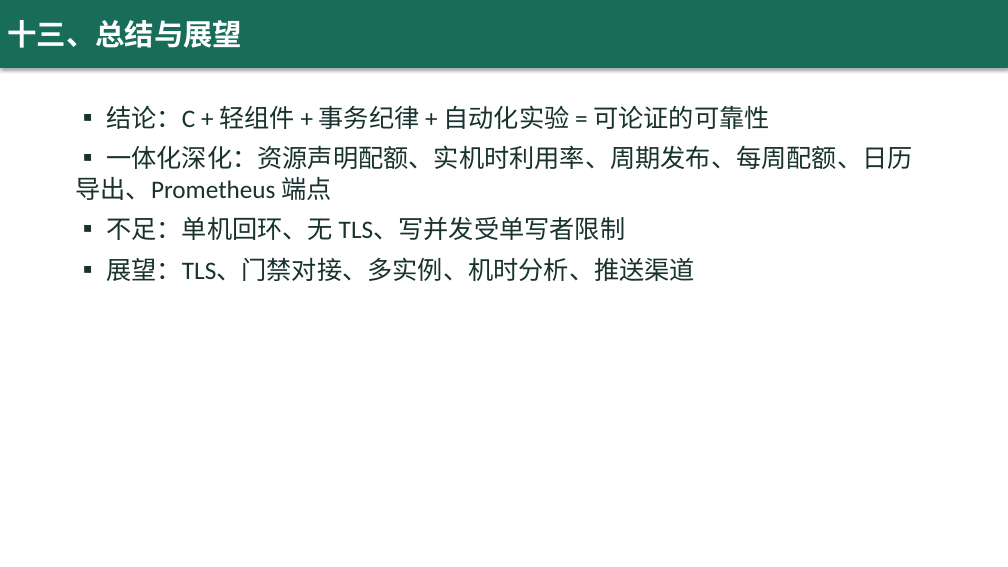
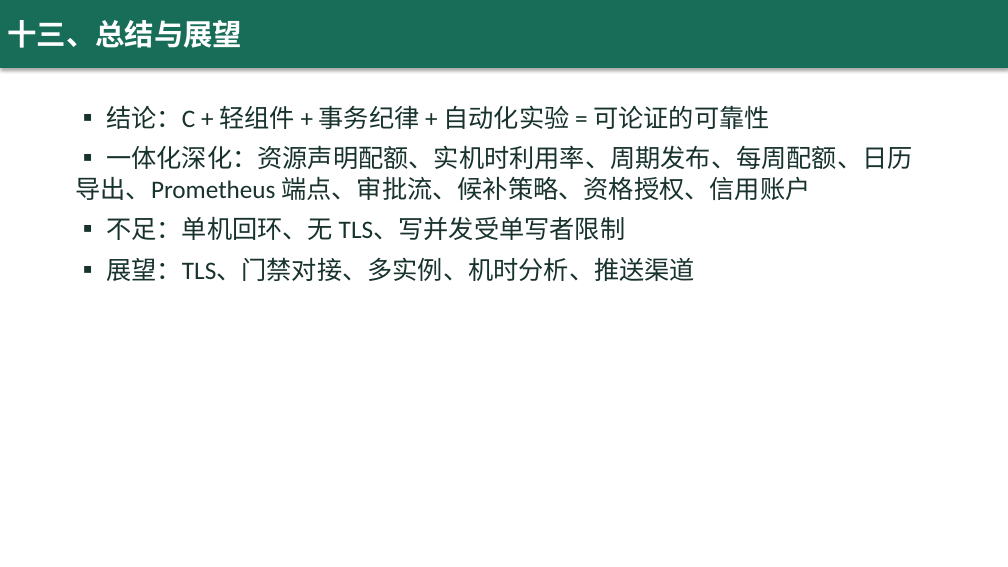
Before and after one commit to yq6666-66/lab-booking-system, a slide deck: slide 14 of docs/thesis/答辩演示.pptx. Drawn at 1008x567 pixels with LibreOffice and Linux fonts; fonts in the diff are those of the drawing. Boxes give left, top, right and bottom in pixels: in the first picture for what was removed or moved away, otherwise in the second. Text is boxed around its words. In the diff, an @@ line names an element or a change of style, - is before the commit and + after.

```diff
--- a/docs/thesis/答辩演示.pptx
+++ b/docs/thesis/答辩演示.pptx
@@ text at box(75, 145, 912, 200): text changed @@
-▪ 一体化深化：资源声明配额、实机时利用率、周期发布、每周配额、日历导出、Prometheus 端点
+▪ 一体化深化：资源声明配额、实机时利用率、周期发布、每周配额、日历导出、Prometheus 端点、审批流、候补策略、资格授权、信用账户
```
Also in this commit, not shown: 6 other slides changed, 9 other files.
